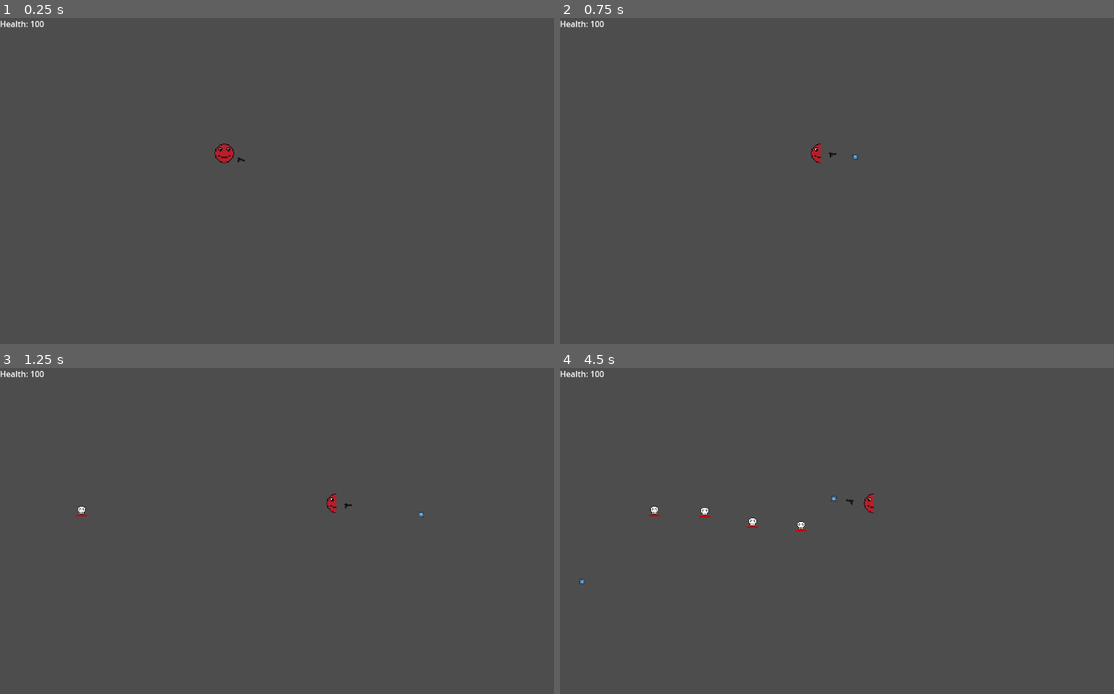
Above: before the commit, frames 1-4 (two rows, left to right).
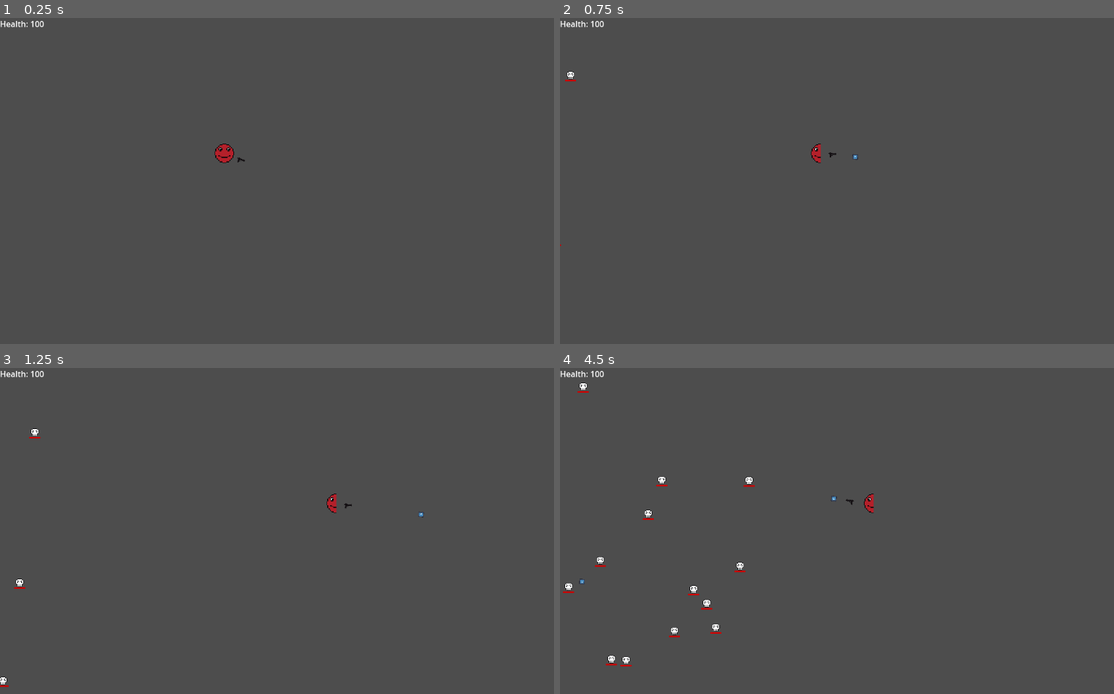
Above: after the commit, the same moments.

Repository: Techtix0/horde_survivor
Game: Godot game, scene res://src/level_01.tscn
Two runs of this game, one before a commit and one after it. Both use one fixed random seed, a clock stepped at 60 frames per second and the inputs below. The engine's default icon, where the game draws it, is replaced by a stand-in: a white triangle on a blue panel in a dark square.
Inputs (mouse positions are in pixels of both pictures, inside the frame that each line leads up to):
- Up to frame 1 (0.25 s): no input
- Up to frame 2 (0.75 s): tap Enter at 0.5 s; move the mouse to (975, 164) at 0.52 s; press the mouse at (975, 164) at 0.53 s; hold D (right) from 0.53 s (still down)
- Up to frame 3 (1.25 s): keep holding D (right)
- Up to frame 4 (4.5 s): move the mouse to (731, 547) at 1.27 s; release D (right) at 1.28 s; release the mouse at (731, 547) at 1.28 s; hold S (down) 1.28-2.03 s; click (731, 547) at 1.35 s; move the mouse to (909, 459) at 2.02 s; press the mouse at (909, 459) at 2.03 s; hold D (right) 2.03-2.78 s; move the mouse to (820, 596) at 2.77 s; release the mouse at (820, 596) at 2.78 s; hold W (up) 2.78-3.53 s; click (820, 596) at 2.85 s; move the mouse to (1025, 579) at 3.52 s; press the mouse at (1025, 579) at 3.53 s; hold A (left) from 3.53 s (still down); move the mouse to (676, 482) at 4.27 s; release the mouse at (676, 482) at 4.28 s; click (676, 482) at 4.35 s

Frame 1 is identical in both runs. In frame 2, less than 0.1% of the frame differs, in the area x 0-3%, y 16-70%; in frame 3, 0.2%; in frame 4, 0.7%, in the area x 0-45%, y 4-92%.

Commit message:
Update: random spawn location on left side of screen

Diff:
--- a/src/level_01.gd
+++ b/src/level_01.gd
@@ -12,8 +12,8 @@
 	enemy_spawn_timer -= delta
 
 	if enemy_spawn_timer <= 0:
+		randomize_spawn_point()
 		spawn_enemy()
-		randomize_spawn_point()
 
 func spawn_enemy():
 	# Instantiate enemy scene and spawn it on the spawnpoint's location
@@ -25,4 +25,5 @@
 	enemy_spawn_timer = enemy_spawn_interval
 
 func randomize_spawn_point():
-	pass
+	var new_position = Vector2(-20, randi_range(-50, 700))
+	get_node("EnemySpawnPoint").global_position = new_position
--- a/src/level_01.tscn
+++ b/src/level_01.tscn
@@ -7,7 +7,7 @@
 [node name="Level01" type="Node2D"]
 script = ExtResource("1_q77l5")
 enemy_preload = ExtResource("1_60uy1")
-enemy_spawn_interval = 1.0
+enemy_spawn_interval = 0.3
 
 [node name="Player" parent="." instance=ExtResource("1_7ruu0")]
 position = Vector2(445, 269)
--- a/src/scenes/items/basic_gun.tscn
+++ b/src/scenes/items/basic_gun.tscn
@@ -11,6 +11,7 @@
 bullet_speed = 500.0
 fire_delay = 0.1
 bullet_lifetime = 3.0
+damage = 20
 
 [node name="BulletSpawnPoint" type="Marker2D" parent="."]
 position = Vector2(9, -1)
